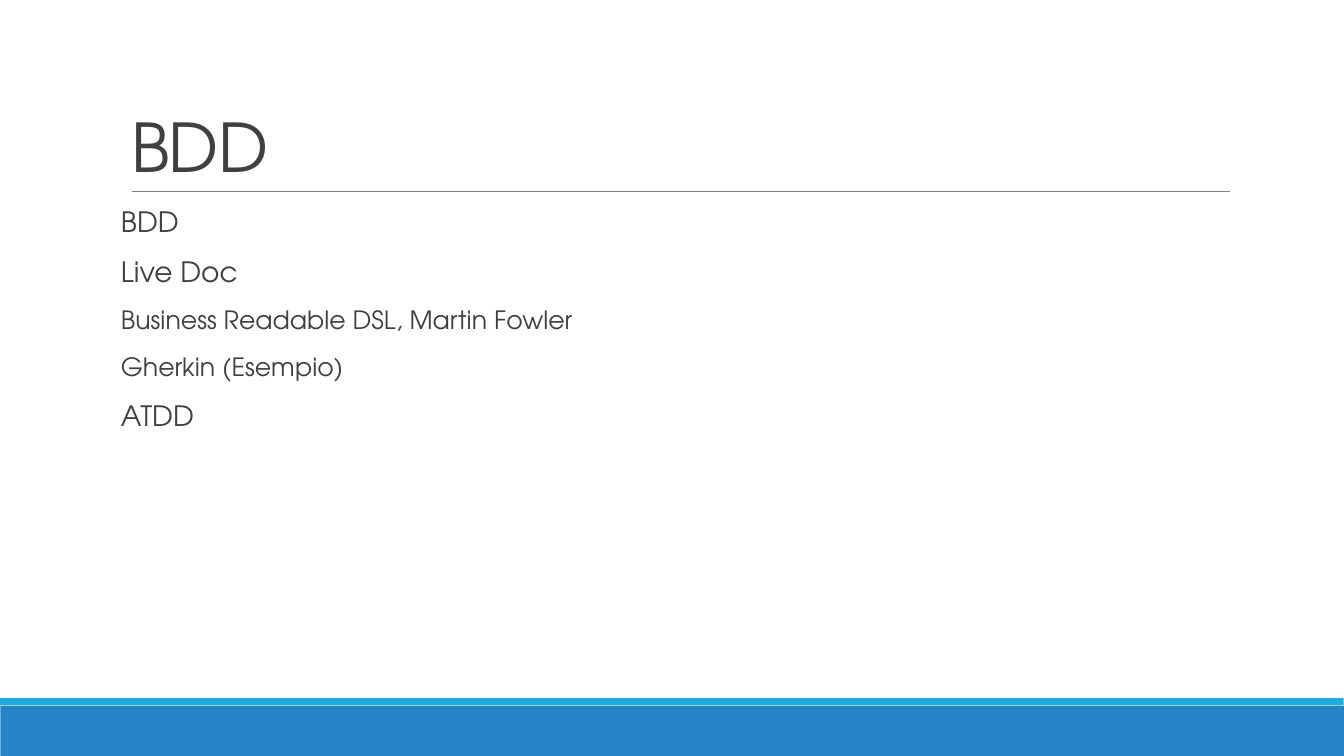
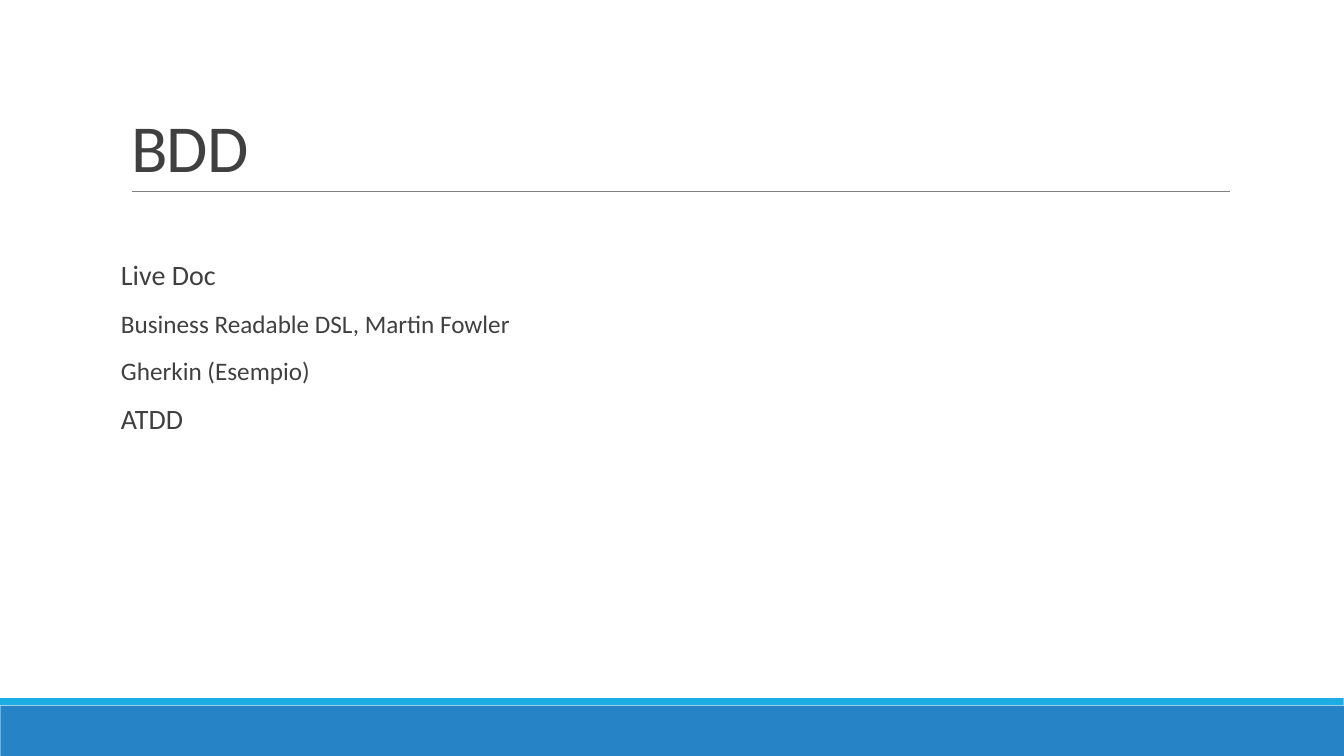
Before and after one commit to TTia/xblog-thesis, a slide deck: slide 4 of Presentazione.pptx (slide 3 before the commit). Drawn at 1344x756 pixels with LibreOffice and Linux fonts; fonts in the diff are those of the drawing. Boxes give left, top, right and bottom in pixels: in the first picture for what was removed or moved away, otherwise in the second. Text is boxed around its words. In the diff, an @@ line names an element or a change of style, - is before the commit and + after.

```diff
--- a/Presentazione.pptx
+++ b/Presentazione.pptx
@@ title "BDD" at bbox=[131, 129, 249, 172]: font TeX Gyre Adventor to Calibri @@
@@ text "Live Doc" at bbox=[121, 265, 509, 429]: font TeX Gyre Adventor to Calibri @@
@@ text at bbox=[121, 211, 179, 232]: paragraph removed @@
-BDD
```
Also in this commit, not shown: 10 other slides changed, 1 slide added.
